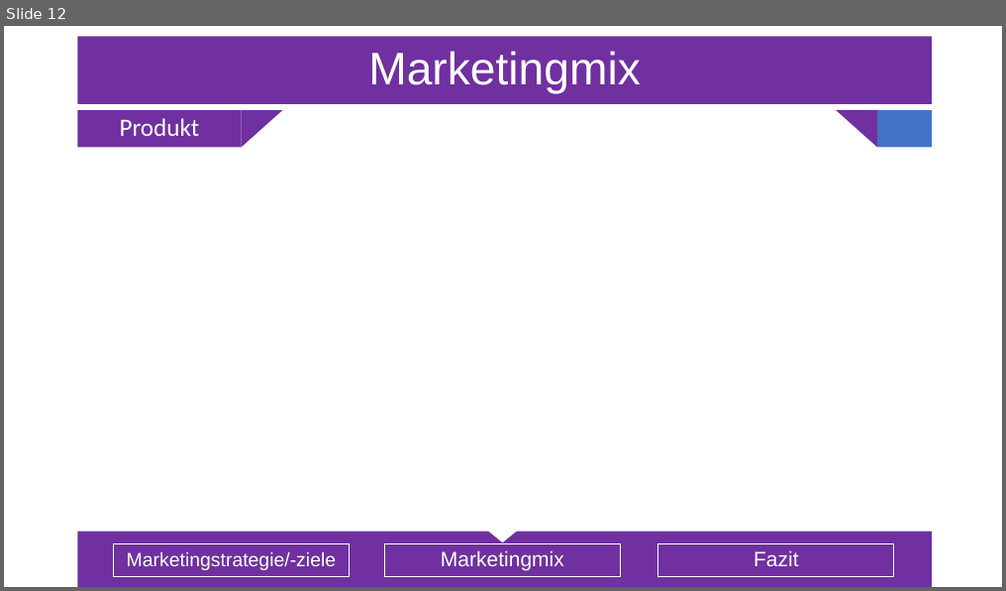
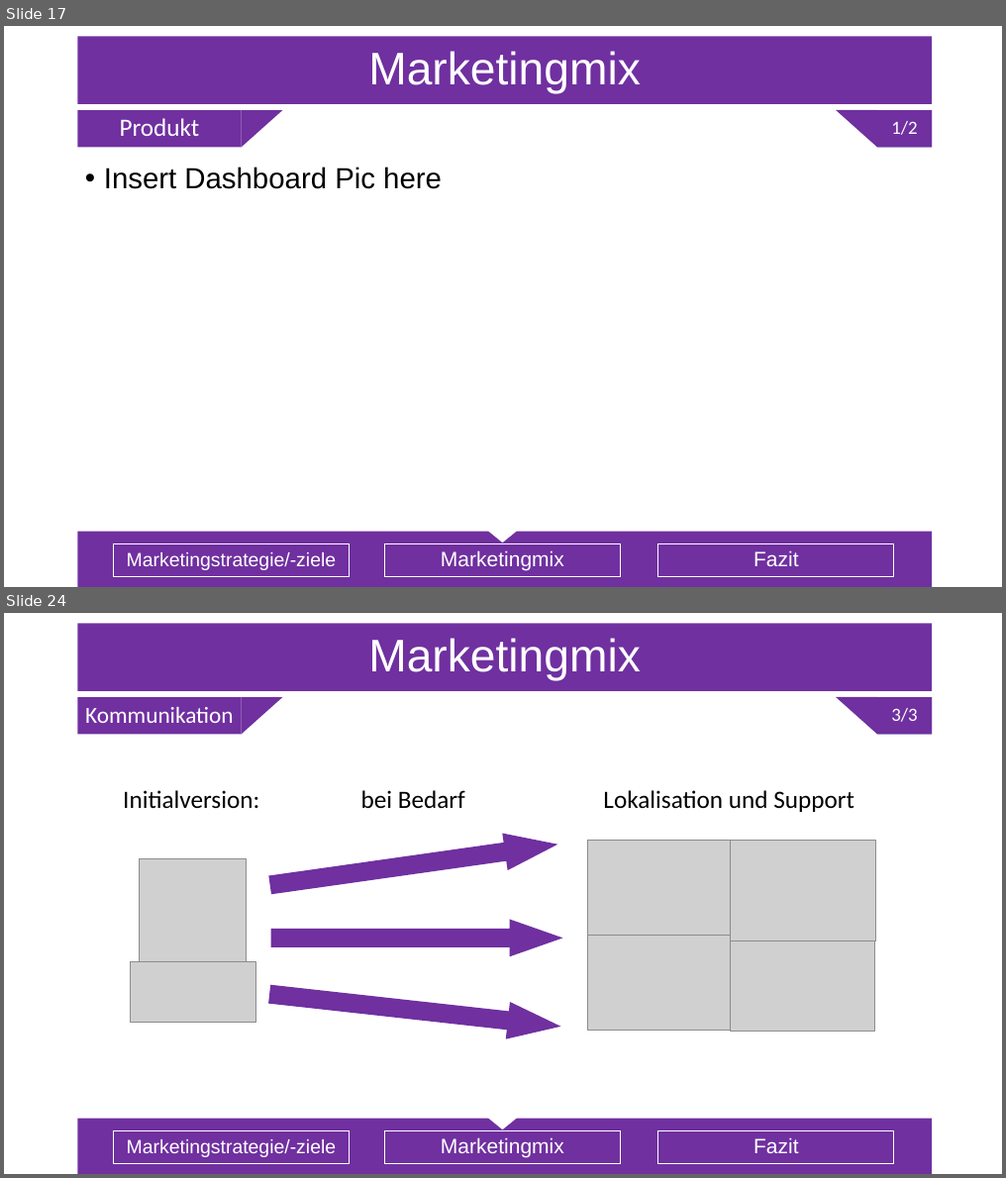
Before and after one commit to Sl0thking/mp_gproz_scrumiverse, a slide deck: 5_Präsentation/Projektpräsentation.pptx. Shown one above the other, each under a label of ours: slide 12 before the commit, slides 17 and 24 after it; the slides between them are not shown. The pictures are 1006x591 and 1006x1178 pixels, drawn with LibreOffice and Linux fonts; fonts in the diff are those of the drawing; grey boxes stand for pictures. Boxes give left, top, right and bottom in pixels: in the first picture for what was removed or moved away, otherwise in the second. Text is boxed around its words. In the diff, an @@ line names an element or a change of style, - is before the commit and + after.

```diff
--- a/5_Präsentation/Projektpräsentation.pptx
+++ b/5_Präsentation/Projektpräsentation.pptx
@@ slide 24 added at box(4, 613, 1002, 1174), background #FFFFFF; not listed: 5 template elements that a slide beside it also shows @@
@@ title added at box(77, 624, 932, 691), fill #7030A0, outline #325491 1 pt, 44 pt, text #FFFFFF @@
+Marketingmix
@@ text added at box(77, 697, 241, 735), fill #7030A0, 22.2 pt, text #FFFFFF @@
+Kommunikation
@@ text added at box(877, 697, 933, 735), fill #7030A0, 18 pt, text #FFFFFF @@
+3/3
@@ text added at box(123, 790, 259, 808), 24 pt, text #000000 @@
+Initialversion:
@@ text added at box(361, 790, 465, 808), 24 pt, text #000000 @@
+bei Bedarf
@@ text added at box(603, 790, 854, 812), 24 pt, text #000000 @@
+Lokalisation und Support
@@ right arrow added at box(267, 826, 560, 903), fill #7030A0 @@
@@ group added at box(587, 840, 877, 1032): 4 pictures @@
@@ picture added at box(140, 860, 247, 961) @@
@@ right arrow added at box(271, 919, 563, 957), fill #7030A0 @@
@@ picture added at box(130, 961, 255, 1023) @@
@@ right arrow added at box(267, 975, 563, 1046), fill #7030A0 @@
@@ text added at box(113, 1131, 350, 1164), outline #FFFFFF 0.75 pt, 18.5 pt, text #FFFFFF @@
+Marketingstrategie/-ziele
@@ text added at box(385, 1131, 621, 1164), outline #FFFFFF 0.75 pt, 20 pt, text #FFFFFF @@
+Marketingmix
@@ text added at box(658, 1131, 894, 1164), outline #FFFFFF 0.75 pt, 20 pt, text #FFFFFF @@
+Fazit
@@ what was slide 12 is now slide 17 @@
@@ slide 17 changed as well @@
@@ text added at box(877, 110, 933, 148), fill #7030A0, 18 pt, text #FFFFFF @@
+1/2
@@ text added at box(104, 167, 442, 189), 28 pt, text #000000 @@
+• Insert Dashboard Pic here
```
Also in this commit, not shown: 12 other slides changed, 9 other slides added, 1 slide removed, 1 other file.
